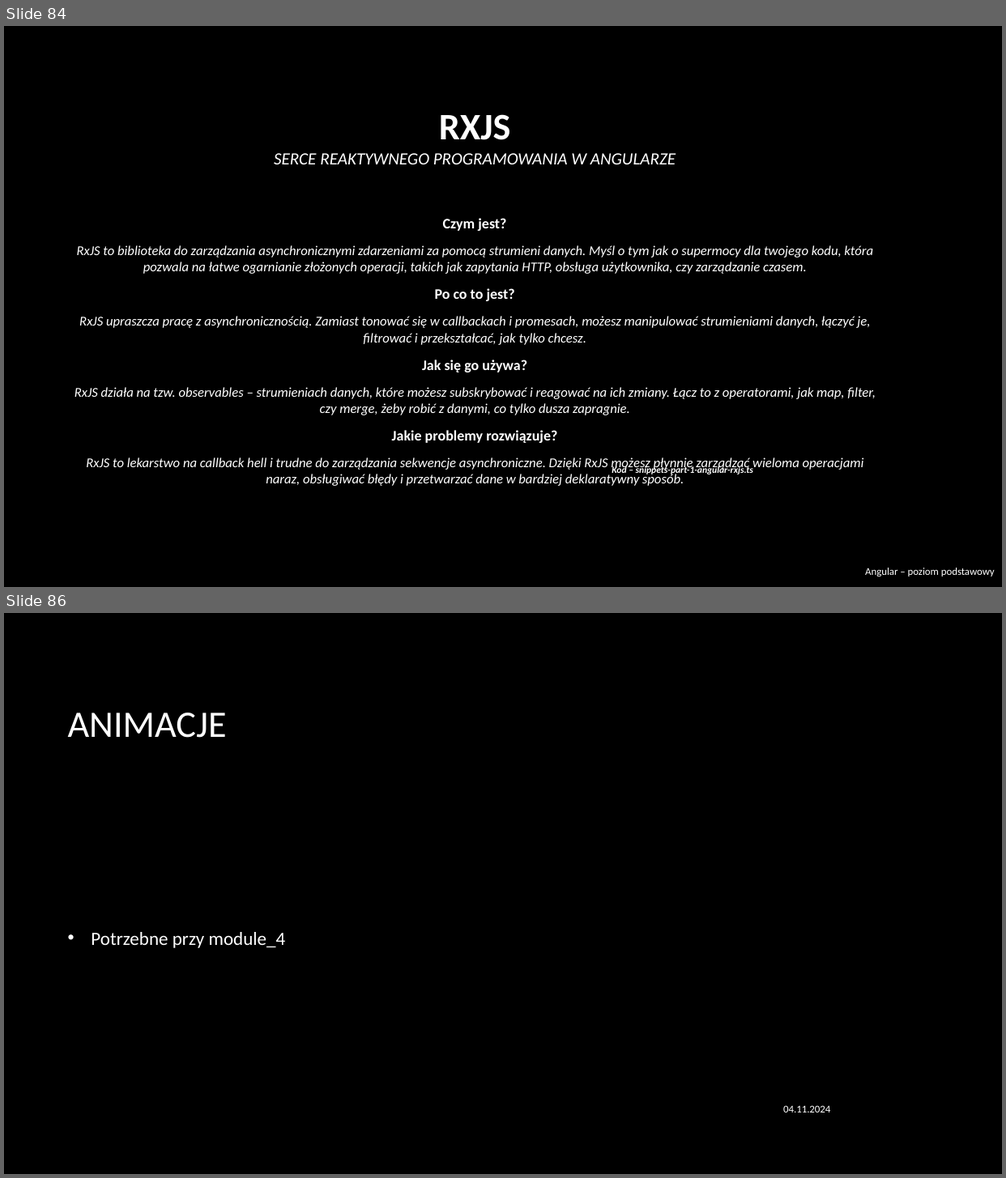
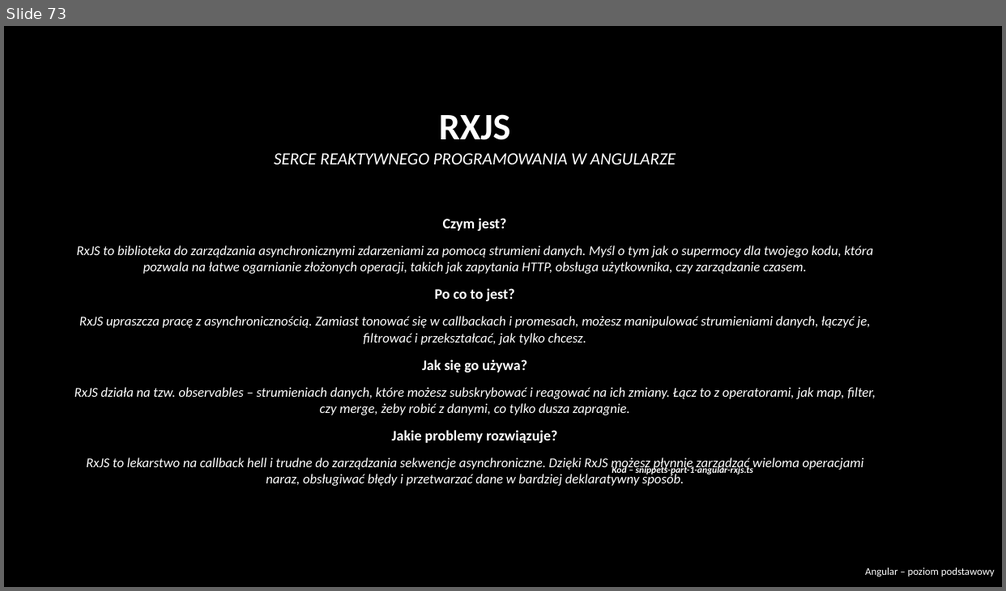
Before and after one commit to RafalSzczuka/angular-course-pfr, a slide deck: prezentacja/Angular beginner.pptx. Shown one above the other, each under a label of ours: slides 84 and 86 before the commit, slide 73 after it; the slides between them are not shown. The pictures are 1006x1178 and 1006x591 pixels, drawn with LibreOffice and Linux fonts; fonts in the diff are those of the drawing; background and template pictures are left out. Boxes give left, top, right and bottom in pixels: in the first picture for what was removed or moved away, otherwise in the second. Text is boxed around its words. In the diff, an @@ line names an element or a change of style, - is before the commit and + after.

```diff
--- a/prezentacja/Angular beginner.pptx
+++ b/prezentacja/Angular beginner.pptx
@@ slide 86 removed at box(4, 613, 1002, 1174), background picture (left out) @@
@@ title removed at box(68, 713, 227, 738) @@
-ANIMACJE
@@ text removed at box(91, 932, 286, 948) @@
-• Potrzebne przy module_4
@@ text removed at box(783, 1105, 830, 1113) @@
-04.11.2024
@@ what was slide 84 is now slide 73 @@
```
Also in this commit, not shown: 13 slides changed, 3 slides added, 7 other slides removed, 19 other files.
